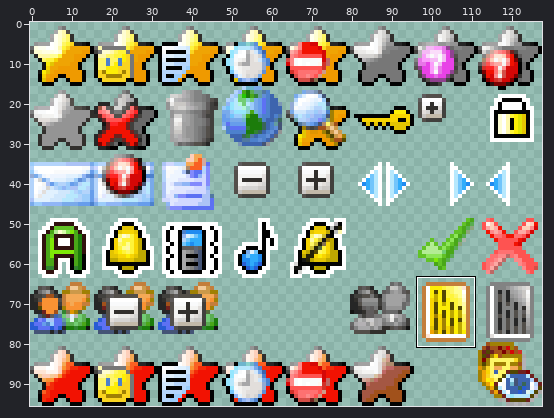
Sprite sheet -- full/resources/MIDP2/images/skin.png. Above, an overview of the earlier version with the close-up marked.
Close-up. Before the commit:
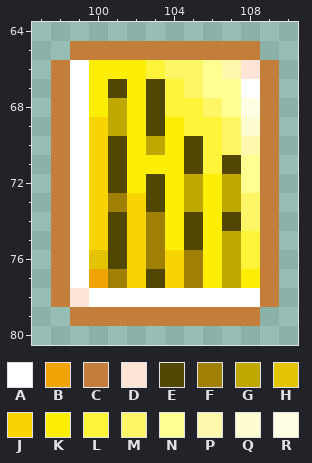
The file is 128x96 pixels. Colours within 5 levels of each other are drawn and written as one. Shown: x 97..110, y 64..80. The commit also changed other parts of the picture, which this record leaves out.
Palette (. is transparent): A #ffffff  B #efa404  C #c37e3b  D #fee5d5  E #524603  F #a08004  G #bea801  H #e3c402  J #f8d502  K #fdee06  L #fef43a  M #fef666  N #fffe91  P #fef8ac  Q #fefdd2  R #ffffe4
Pixels before, first column x 98:
65 .CCCCCCCCCC.
66 CAKKKLMMNPDC
67 CAKEKELMNNAC
68 CAKGKELLMNRC
69 CAJGKEKLLMQC
70 CAJEKGKELMPC
71 CAJEKKKELENC
72 CAJEKEKGKGNC
73 CAJFJEKGKGMC
74 CAJEJFKEKEMC
75 CAJEJFKEKGLC
76 CAHEJFJFKGLC
77 CABFJEJFKGKC
78 CDAAAAAAAAAC
79 .CCCCCCCCCC.
Now the later version:
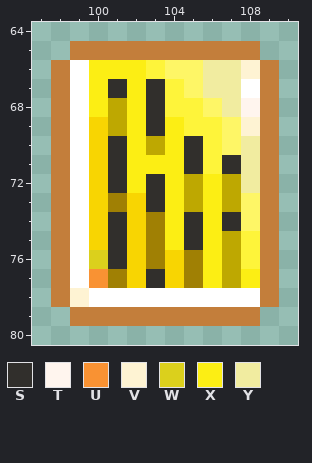
Colours new in this view: S #312f2c  T #fff5ee  U #f99233  V #fef3d3  W #dbd01c  X #fcee14  Y #f1eca0
From old to new:
{"y":66,"x":100,"old":"KKK","new":"XXX"}
{"y":66,"x":106,"old":"NPD","new":"YYV"}
{"y":67,"x":100,"old":"KEKE","new":"XSXS"}
{"y":67,"x":106,"old":"NN","new":"YY"}
{"y":68,"x":100,"old":"K","new":"X"}
{"y":68,"x":102,"old":"KE","new":"XS"}
{"y":68,"x":107,"old":"NR","new":"YT"}
{"y":69,"x":102,"old":"KEK","new":"XSX"}
{"y":69,"x":108,"old":"Q","new":"V"}
{"y":70,"x":101,"old":"EK","new":"SX"}
{"y":70,"x":104,"old":"KE","new":"XS"}
{"y":70,"x":108,"old":"P","new":"Y"}
{"y":71,"x":101,"old":"EKKKE","new":"SXXXS"}
{"y":71,"x":107,"old":"EN","new":"SY"}
{"y":72,"x":101,"old":"EKEK","new":"SXSX"}
{"y":72,"x":106,"old":"K","new":"X"}
{"y":72,"x":108,"old":"N","new":"Y"}
{"y":73,"x":103,"old":"EK","new":"SX"}
{"y":73,"x":106,"old":"K","new":"X"}
{"y":74,"x":101,"old":"E","new":"S"}
{"y":74,"x":104,"old":"KEKE","new":"XSXS"}
{"y":75,"x":101,"old":"E","new":"S"}
{"y":75,"x":104,"old":"KEK","new":"XSX"}
{"y":76,"x":100,"old":"HE","new":"WS"}
{"y":76,"x":106,"old":"K","new":"X"}
{"y":77,"x":100,"old":"B","new":"U"}
{"y":77,"x":103,"old":"E","new":"S"}
{"y":77,"x":106,"old":"K","new":"X"}
{"y":77,"x":108,"old":"K","new":"X"}
{"y":78,"x":99,"old":"D","new":"V"}
{"label":"changed","picture_box":[70,60,260,307]}
